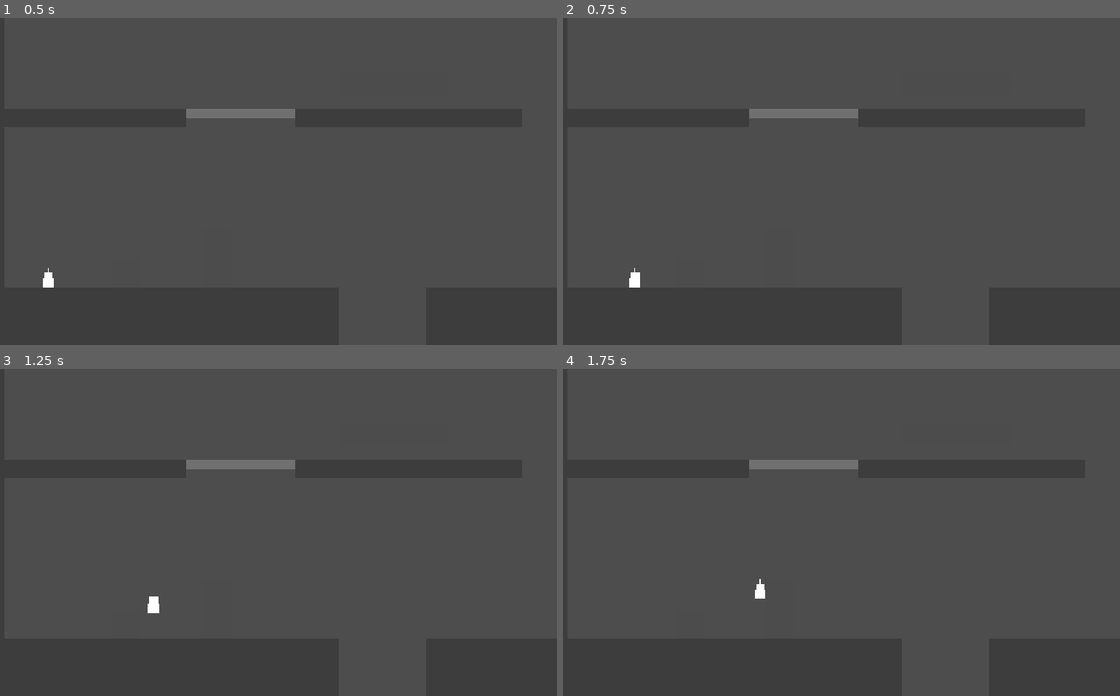
Above: before the commit, frames 1-4 (two rows, left to right).
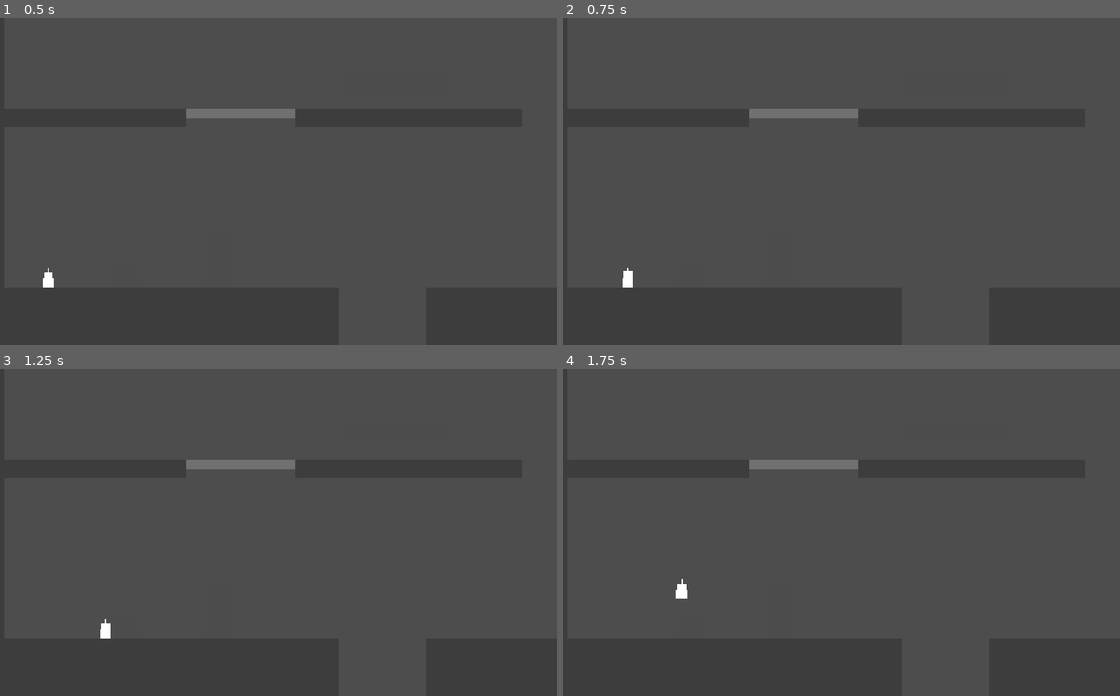
Above: after the commit, the same moments.

Repository: Joshuamathewj2/Signal-Lost
Game: Godot game, scene res://sandbox/sandbox_player.tscn
The game is run twice, just before and just after one commit, with the same random seed, the same clock (stepped at 60 frames per second) and the same inputs. This scene is started directly instead of the project's main scene.
Inputs (mouse positions are in pixels of both pictures, inside the frame that each line leads up to):
- Up to frame 1 (0.5 s): no input
- Up to frame 2 (0.75 s): move the mouse to (958, 165) at 0.52 s; press the mouse at (958, 165) at 0.53 s; hold D (move_right) from 0.53 s (still down)
- Up to frame 3 (1.25 s): keep holding D (move_right); tap Space (jump) at 0.77 s; tap Shift (sneak) at 0.8 s
- Up to frame 4 (1.75 s): keep holding D (move_right); move the mouse to (713, 548) at 1.27 s; release the mouse at (713, 548) at 1.28 s; tap Shift (sneak) at 1.35 s; tap Space (jump) at 1.52 s; click (713, 548) at 1.55 s

Frame 1 is identical in both runs. In frame 2, 0.1% of the frame differs, in the area x 10-14%, y 76-83%; in frame 3, 0.2%, in the area x 18-29%, y 69-83%; in frame 4, 0.2%.

Commit message:
P1-T5: battery and pulse charger

Diff:
--- a/scenes/debug/debug_overlay.gd
+++ b/scenes/debug/debug_overlay.gd
@@ -33,6 +33,15 @@
 					state_str = "sneak" if (motor != null and motor.is_sneaking) else ("run" if absf(body.velocity.x) > 5.0 else "idle")
 				var apex_str: String = "%.1f" % motor.max_jump_height if motor != null else "0.0"
 				text += "Player: %s | vx: %.1f | vy: %.1f | apex: %s\n" % [state_str, body.velocity.x, body.velocity.y, apex_str]
+				var battery_node: Battery = body.get_node_or_null("Battery") as Battery
+				var charger_node: PulseCharger = body.get_node_or_null("PulseCharger") as PulseCharger
+				if battery_node != null:
+					text += "Energy: %.1f / %.1f\n" % [battery_node.energy, battery_node.max_energy]
+				if charger_node != null and charger_node.is_charging:
+					var c: float = clampf(charger_node.charge_time / GameConfig.data.charge_full_time, 0.0, 1.0)
+					var t: int = PulseCharger.tier_for_charge(c)
+					text += "Pulse Charging: %.2f | Tier: %d\n" % [c, t]
+
 
 
 		1:
--- /dev/null
+++ b/scenes/player/battery.gd
@@ -0,0 +1,39 @@
+class_name Battery
+extends Node
+
+signal energy_changed(value: float, max_value: float)
+
+var energy: float = 100.0
+var max_energy: float = 100.0
+var is_still: bool = false
+var is_charging: bool = false
+var regen_delay_timer: float = 0.0
+
+func _ready() -> void:
+	if GameConfig != null and GameConfig.data != null:
+		max_energy = GameConfig.data.battery_max
+		energy = max_energy
+
+func _process(delta: float) -> void:
+	if regen_delay_timer > 0.0:
+		regen_delay_timer -= delta
+		return
+
+	if is_charging:
+		return
+
+	var cfg: GameConfigData = GameConfig.data
+	var rate: float = cfg.regen_still if is_still else cfg.regen_moving
+	var new_energy: float = minf(energy + rate * delta, max_energy)
+	if absf(new_energy - energy) > 0.0001:
+		energy = new_energy
+		energy_changed.emit(energy, max_energy)
+
+func try_spend(cost: float) -> bool:
+	if energy >= cost:
+		energy -= cost
+		if GameConfig != null and GameConfig.data != null:
+			regen_delay_timer = GameConfig.data.regen_delay
+		energy_changed.emit(energy, max_energy)
+		return true
+	return false
--- a/scenes/player/player.gd
+++ b/scenes/player/player.gd
@@ -7,8 +7,19 @@
 @onready var visual: PlayerVisual = $Visual
 @onready var collision_shape: CollisionShape2D = $CollisionShape2D
 @onready var ceiling_ray: RayCast2D = $CeilingRay
+@onready var battery: Battery = $Battery
+@onready var pulse_charger: PulseCharger = $PulseCharger
 
 var is_alive: bool = true
+
+func _physics_process(_delta: float) -> void:
+	if not is_alive:
+		return
+	if battery != null and pulse_charger != null and motor != null:
+		battery.is_still = absf(velocity.x) < 5.0 and is_on_floor()
+		battery.is_charging = pulse_charger.is_charging
+		motor.is_charging = pulse_charger.is_charging
+
 
 func _ready() -> void:
 	add_to_group(&"player")
--- a/scenes/player/player.tscn
+++ b/scenes/player/player.tscn
@@ -3,6 +3,8 @@
 [ext_resource type="Script" path="res://scenes/player/player.gd" id="1_ply01"]
 [ext_resource type="PackedScene" path="res://scenes/player/player_visual.tscn" id="2_vis02"]
 [ext_resource type="Script" path="res://scenes/player/player_motor.gd" id="3_mot03"]
+[ext_resource type="Script" path="res://scenes/player/battery.gd" id="4_bat04"]
+[ext_resource type="Script" path="res://scenes/player/pulse_charger.gd" id="5_chg05"]
 
 [sub_resource type="CapsuleShape2D" id="CapsuleShape2D_pbody"]
 radius = 7.0
@@ -28,3 +30,11 @@
 collision_shape = NodePath("../CollisionShape2D")
 ceiling_ray = NodePath("../CeilingRay")
 visual = NodePath("../Visual")
+
+[node name="Battery" type="Node" parent="."]
+script = ExtResource("4_bat04")
+
+[node name="PulseCharger" type="Node" parent="." node_paths=PackedStringArray("player", "battery")]
+script = ExtResource("5_chg05")
+player = NodePath("..")
+battery = NodePath("../Battery")
--- /dev/null
+++ b/scenes/player/pulse_charger.gd
@@ -0,0 +1,88 @@
+class_name PulseCharger
+extends Node
+
+signal charge_started
+signal charge_changed(tier: int, charge_norm: float, affordable_tier: int)
+signal pulse_released(profile: PulseProfile, origin: Vector2)
+signal pulse_failed
+
+@export var player: CharacterBody2D
+@export var battery: Battery
+
+var noise_scale: float = 1.0
+var is_charging: bool = false
+var charge_time: float = 0.0
+var cooldowns: Dictionary = { 0: 0.0, 1: 0.0, 2: 0.0 }
+
+static func tier_for_charge(c: float, normal_at: float = 0.35, scream_at: float = 0.85) -> int:
+	if c < normal_at:
+		return 0
+	elif c < scream_at:
+		return 1
+	else:
+		return 2
+
+static func get_affordable_tier(selected_tier: int, current_energy: float) -> int:
+	for t in range(selected_tier, -1, -1):
+		var prof: PulseProfile = GameConfig.pulse_for_tier(t)
+		if prof != null and current_energy >= prof.energy_cost:
+			return t
+	return -1
+
+func _process(delta: float) -> void:
+	for t in cooldowns.keys():
+		if cooldowns[t] > 0.0:
+			cooldowns[t] -= delta
+
+	var cfg: GameConfigData = GameConfig.data
+
+	if Input.is_action_just_pressed(&"pulse") and not is_charging:
+		is_charging = true
+		charge_time = 0.0
+		charge_started.emit()
+
+	if is_charging:
+		if Input.is_action_pressed(&"pulse"):
+			charge_time += delta
+			var c: float = clampf(charge_time / cfg.charge_full_time, 0.0, 1.0)
+			var tier: int = tier_for_charge(c, cfg.tier_normal_at, cfg.tier_scream_at)
+			var cur_e: float = battery.energy if battery != null else 100.0
+			var affordable: int = get_affordable_tier(tier, cur_e)
+			charge_changed.emit(tier, c, affordable)
+
+		if Input.is_action_just_released(&"pulse"):
+			_release_pulse()
+
+func _release_pulse() -> void:
+	is_charging = false
+	var cfg: GameConfigData = GameConfig.data
+	var c: float = clampf(charge_time / cfg.charge_full_time, 0.0, 1.0)
+	var tier: int = tier_for_charge(c, cfg.tier_normal_at, cfg.tier_scream_at)
+	var cur_e: float = battery.energy if battery != null else 100.0
+	var affordable: int = get_affordable_tier(tier, cur_e)
+
+	if affordable == -1:
+		pulse_failed.emit()
+		return
+
+	var chosen_profile: PulseProfile = GameConfig.pulse_for_tier(affordable)
+	if chosen_profile == null:
+		pulse_failed.emit()
+		return
+
+	if cooldowns.get(affordable, 0.0) > 0.0:
+		pulse_failed.emit()
+		return
+
+	if battery != null and not battery.try_spend(chosen_profile.energy_cost):
+		pulse_failed.emit()
+		return
+
+	cooldowns[affordable] = chosen_profile.cooldown
+
+	var origin: Vector2 = player.global_position if player != null else (Vector2.ZERO)
+	pulse_released.emit(chosen_profile, origin)
+
+	var noise_r: float = chosen_profile.noise_radius() * noise_scale
+	var ev: NoiseEvent = NoiseEvent.make(origin, noise_r, chosen_profile.loudness, NoiseEvent.NoiseType.PULSE, player)
+	NoiseBus.emit_noise(ev)
--- /dev/null
+++ b/tests/test_pulse_tiers.gd
@@ -0,0 +1,48 @@
+class_name TestPulseTiers
+extends RefCounted
+
+func run() -> Array[String]:
+	var failures: Array[String] = []
+
+	# Test tier boundaries
+	var t0: int = PulseCharger.tier_for_charge(0.0)
+	if t0 != 0:
+		failures.append("c=0.0 expected tier 0, got %d" % t0)
+
+	var t0_34: int = PulseCharger.tier_for_charge(0.34)
+	if t0_34 != 0:
+		failures.append("c=0.34 expected tier 0, got %d" % t0_34)
+
+	var t0_35: int = PulseCharger.tier_for_charge(0.35)
+	if t0_35 != 1:
+		failures.append("c=0.35 expected tier 1, got %d" % t0_35)
+
+	var t0_84: int = PulseCharger.tier_for_charge(0.84)
+	if t0_84 != 1:
+		failures.append("c=0.84 expected tier 1, got %d" % t0_84)
+
+	var t0_85: int = PulseCharger.tier_for_charge(0.85)
+	if t0_85 != 2:
+		failures.append("c=0.85 expected tier 2, got %d" % t0_85)
+
+	var t1: int = PulseCharger.tier_for_charge(1.0)
+	if t1 != 2:
+		failures.append("c=1.0 expected tier 2, got %d" % t1)
+
+	# Test downgrade logic
+	# Selected tier 2 (Scream, cost 55), but energy = 10 -> cannot afford scream (55) or normal (22), can afford whisper (6)
+	var aff_10: int = PulseCharger.get_affordable_tier(2, 10.0)
+	if aff_10 != 0:
+		failures.append("Selected tier 2 with energy 10 expected affordable tier 0 (whisper), got %d" % aff_10)
+
+	# Selected tier 2 with energy 30 -> cannot afford scream (55), can afford normal (22)
+	var aff_30: int = PulseCharger.get_affordable_tier(2, 30.0)
+	if aff_30 != 1:
+		failures.append("Selected tier 2 with energy 30 expected affordable tier 1 (normal), got %d" % aff_30)
+
+	# Selected tier 0 with energy 3 -> cannot afford whisper (6)
+	var aff_3: int = PulseCharger.get_affordable_tier(0, 3.0)
+	if aff_3 != -1:
+		failures.append("Selected tier 0 with energy 3 expected affordable tier -1, got %d" % aff_3)
+
+	return failures
Not shown, added: sandbox/sandbox_player.gd.uid
Not shown, added: scenes/player/battery.gd.uid
Not shown, added: scenes/player/pulse_charger.gd.uid
Not shown, added: tests/test_pulse_tiers.gd.uid
Not shown, changed: CHANGELOG.md
Not shown, changed: docs/TASKS.md
